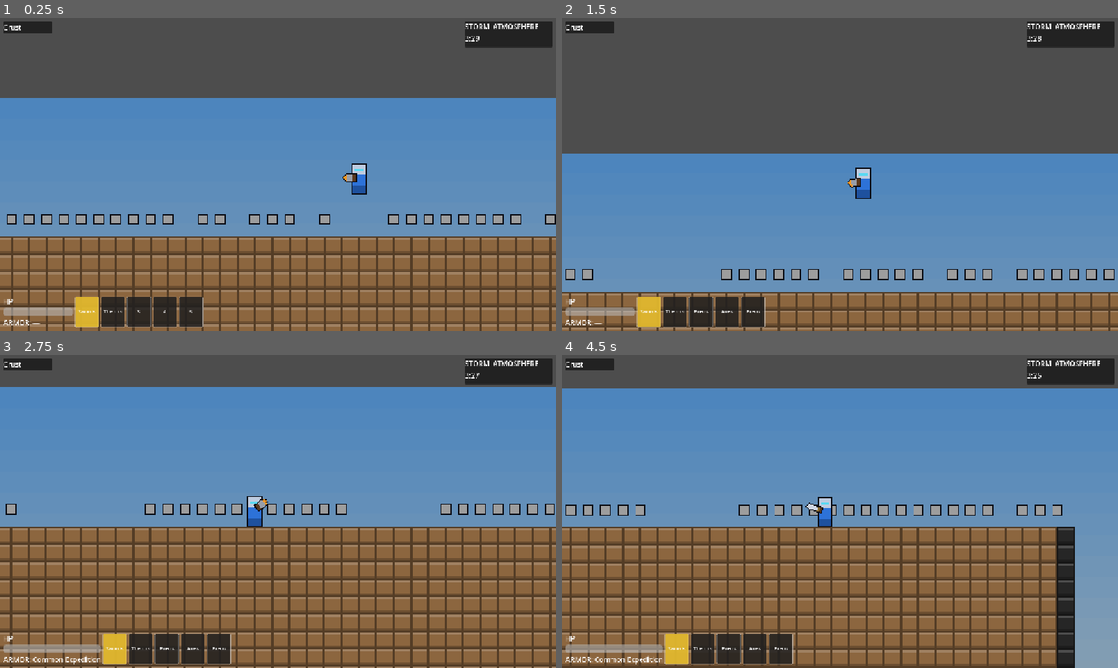
Above: before the commit, frames 1-4 (two rows, left to right).
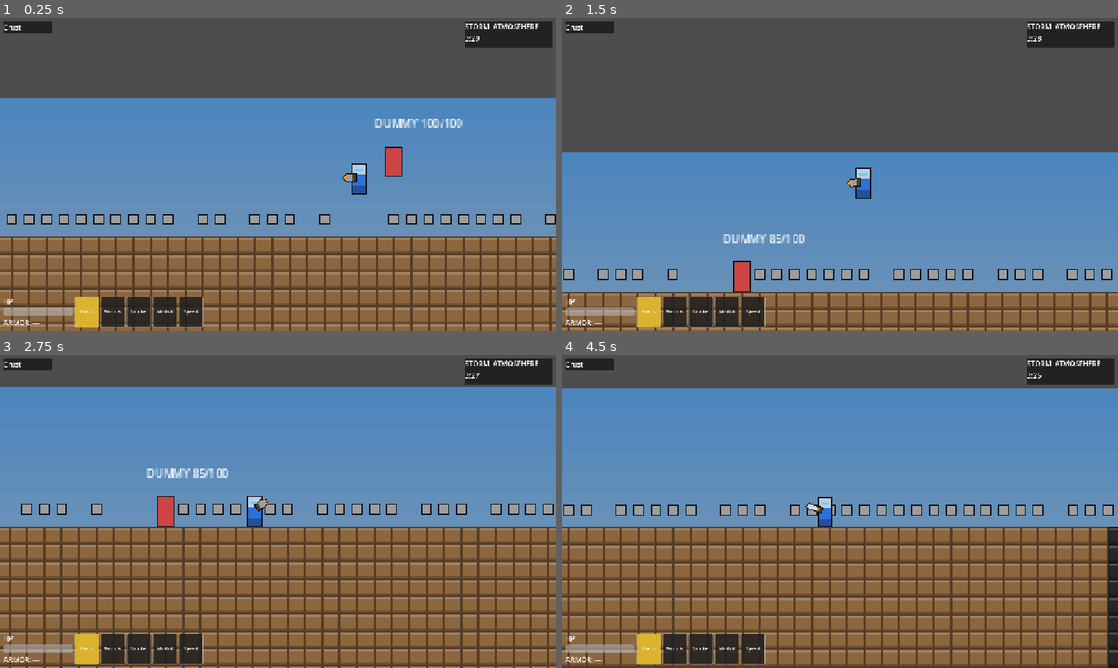
Above: after the commit, the same moments.

Repository: aeridgedev/Faultline-Repository
Game: Godot game, scene res://src/core/Main.tscn
Same seed, same stepped clock (60 frames per second), same inputs: the game is played once before the commit and once after it.
Inputs (mouse positions are in pixels of both pictures, inside the frame that each line leads up to):
- Up to frame 1 (0.25 s): no input
- Up to frame 2 (1.5 s): tap Enter at 0.5 s; move the mouse to (962, 158) at 0.52 s; press the mouse at (962, 158) at 0.53 s; hold D (move_right) from 0.53 s (still down); right-click (962, 158) at 0.6 s; tap Space (jump) at 0.77 s; move the mouse to (728, 190) at 1.27 s; release the mouse at (728, 190) at 1.28 s; click (728, 190) at 1.35 s
- Up to frame 3 (2.75 s): tap Space (jump) at 1.52 s; right-click (166, 527) at 1.55 s; move the mouse to (333, 442) at 2.02 s; release D (move_right) at 2.03 s; press the mouse at (333, 442) at 2.03 s; hold A (move_left) from 2.03 s (still down); right-click (333, 442) at 2.1 s
- Up to frame 4 (4.5 s): move the mouse to (812, 574) at 2.77 s; release A (move_left) at 2.78 s; release the mouse at (812, 574) at 2.78 s; hold D (move_right) 2.78-4.28 s; click (812, 574) at 2.85 s; tap Space (jump) at 3.02, 3.77 s; right-click (812, 574) at 3.05 s; move the mouse to (1006, 558) at 3.52 s; hold Shift (sprint) 3.53-4.28 s; click (1006, 558) at 3.8 s; move the mouse to (673, 464) at 4.27 s; hold A (move_left) from 4.28 s (still down); right-click (673, 464) at 4.35 s; click (673, 464) at 4.42 s

The runs differ from the first frame. In frame 1, 0.7% of the frame differs, in the area x 14-84%, y 32-96%; in frame 2, 4.5%; in frame 3, 11%; in frame 4, 15%, in the area x 0-100%, y 47-100%.
Error before the commit: Invalid call. Nonexistent function 'is_action_just_pressed' in base 'InputEventKey'. (res://src/systems/inventory/Hotbar.gd:20)

Commit message:
changes for testing

Diff:
--- a/data/drill_stats.json
+++ b/data/drill_stats.json
@@ -1,11 +1,11 @@
 {
   "_meta": {
     "description": "Drill Class x Tier matrix. Class and Tier are INDEPENDENT — any class can be any tier. Upgrade Templates raise tier and fully restore durability. Legendary is the ceiling. No movement weight penalty.",
-    "status": "PLACEHOLDER — all numbers TBD pending balance pass",
+    "status": "DEV PLACEHOLDERS — provisional numbers so drilling functions. NOT final; pending balance pass.",
     "fields": {
-      "dig_time_mult": "multiplier on base dig time (lower = faster). Per terrain effectiveness lives in terrain_stats.json",
-      "durability": "number of tile-breaks before the drill is consumed/needs upgrade",
-      "spawn_weight": "relative class spawn weight; CURRENT VALUES INCOMPLETE (sum != 100)"
+      "dig_time_mult": "multiplier on base terrain dig time (lower = faster). Per-terrain class strength lives in terrain_stats.json class_effectiveness.",
+      "durability": "number of tile-breaks before the drill is consumed/needs an Upgrade Template",
+      "spawn_weight": "relative class spawn weight; CURRENT VALUES INCOMPLETE (sum != 100), still TBD"
     }
   },
   "classes": {
@@ -13,40 +13,40 @@
       "role": "TBD — narrow/efficient digging",
       "spawn_weight": 30,
       "tiers": {
-        "Common":    { "dig_time_mult": null, "durability": null },
-        "Rare":      { "dig_time_mult": null, "durability": null },
-        "Epic":      { "dig_time_mult": null, "durability": null },
-        "Legendary": { "dig_time_mult": null, "durability": null }
+        "Common":    { "dig_time_mult": 1.0,  "durability": 50.0 },
+        "Rare":      { "dig_time_mult": 0.85, "durability": 80.0 },
+        "Epic":      { "dig_time_mult": 0.70, "durability": 120.0 },
+        "Legendary": { "dig_time_mult": 0.55, "durability": 200.0 }
       }
     },
     "Burst": {
       "role": "TBD — area/multi-tile digging",
       "spawn_weight": 20,
       "tiers": {
-        "Common":    { "dig_time_mult": null, "durability": null },
-        "Rare":      { "dig_time_mult": null, "durability": null },
-        "Epic":      { "dig_time_mult": null, "durability": null },
-        "Legendary": { "dig_time_mult": null, "durability": null }
+        "Common":    { "dig_time_mult": 1.05, "durability": 45.0 },
+        "Rare":      { "dig_time_mult": 0.90, "durability": 72.0 },
+        "Epic":      { "dig_time_mult": 0.74, "durability": 110.0 },
+        "Legendary": { "dig_time_mult": 0.58, "durability": 180.0 }
       }
     },
     "Thermal": {
-      "role": "TBD — heat-based, strong vs certain terrain",
+      "role": "TBD — heat-based, strong vs Crystal",
       "spawn_weight": 10,
       "tiers": {
-        "Common":    { "dig_time_mult": null, "durability": null },
-        "Rare":      { "dig_time_mult": null, "durability": null },
-        "Epic":      { "dig_time_mult": null, "durability": null },
-        "Legendary": { "dig_time_mult": null, "durability": null }
+        "Common":    { "dig_time_mult": 1.0,  "durability": 48.0 },
+        "Rare":      { "dig_time_mult": 0.85, "durability": 76.0 },
+        "Epic":      { "dig_time_mult": 0.70, "durability": 115.0 },
+        "Legendary": { "dig_time_mult": 0.55, "durability": 190.0 }
       }
     },
     "Resonance": {
-      "role": "TBD — vibration-based, strong vs dense terrain",
+      "role": "TBD — vibration-based, strong vs Dense Rock",
       "spawn_weight": 10,
       "tiers": {
-        "Common":    { "dig_time_mult": null, "durability": null },
-        "Rare":      { "dig_time_mult": null, "durability": null },
-        "Epic":      { "dig_time_mult": null, "durability": null },
-        "Legendary": { "dig_time_mult": null, "durability": null }
+        "Common":    { "dig_time_mult": 1.0,  "durability": 48.0 },
+        "Rare":      { "dig_time_mult": 0.85, "durability": 76.0 },
+        "Epic":      { "dig_time_mult": 0.70, "durability": 115.0 },
+        "Legendary": { "dig_time_mult": 0.55, "durability": 190.0 }
       }
     }
   }
--- a/data/terrain_stats.json
+++ b/data/terrain_stats.json
@@ -1,7 +1,7 @@
 {
   "_meta": {
-    "description": "Per-terrain-type properties. Dig time is modified by drill class effectiveness and tier. Terrain affects movement speed. Terrain does NOT affect chest spawns and has no terrain-specific loot. Bedrock is hardest and bounds the playfield.",
-    "status": "PLACEHOLDER — all numbers TBD pending balance pass",
+    "description": "Per-terrain-type properties. Dig time is modified by drill class effectiveness and tier. Terrain affects movement speed. Terrain does NOT affect chest spawns. Bedrock bounds the playfield and is not destructible.",
+    "status": "DEV PLACEHOLDERS — provisional numbers so digging has feel. NOT final; pending balance pass.",
     "fields": {
       "base_dig_time": "seconds for a Common drill of a neutral class to break one tile",
       "move_speed_mod": "movement multiplier when traversing/adjacent (1.0 = none)",
@@ -9,10 +9,10 @@
     }
   },
   "terrain": {
-    "Soil":       { "base_dig_time": null, "move_speed_mod": null, "class_effectiveness": { "Precision": null, "Burst": null, "Thermal": null, "Resonance": null } },
-    "Rock":       { "base_dig_time": null, "move_speed_mod": null, "class_effectiveness": { "Precision": null, "Burst": null, "Thermal": null, "Resonance": null } },
-    "Dense Rock": { "base_dig_time": null, "move_speed_mod": null, "class_effectiveness": { "Precision": null, "Burst": null, "Thermal": null, "Resonance": null } },
-    "Crystal":    { "base_dig_time": null, "move_speed_mod": null, "class_effectiveness": { "Precision": null, "Burst": null, "Thermal": null, "Resonance": null } },
-    "Bedrock":    { "base_dig_time": null, "move_speed_mod": null, "class_effectiveness": { "Precision": null, "Burst": null, "Thermal": null, "Resonance": null } }
+    "Soil":       { "base_dig_time": 0.4,   "move_speed_mod": 1.0,  "class_effectiveness": { "Precision": 1.0, "Burst": 1.0,  "Thermal": 1.0,  "Resonance": 1.0 } },
+    "Rock":       { "base_dig_time": 0.8,   "move_speed_mod": 1.0,  "class_effectiveness": { "Precision": 0.9, "Burst": 1.0,  "Thermal": 1.0,  "Resonance": 0.95 } },
+    "Dense Rock": { "base_dig_time": 1.4,   "move_speed_mod": 0.95, "class_effectiveness": { "Precision": 1.1, "Burst": 1.0,  "Thermal": 1.0,  "Resonance": 0.6 } },
+    "Crystal":    { "base_dig_time": 1.1,   "move_speed_mod": 1.0,  "class_effectiveness": { "Precision": 1.0, "Burst": 1.1,  "Thermal": 0.6,  "Resonance": 1.0 } },
+    "Bedrock":    { "base_dig_time": 999.0, "move_speed_mod": 1.0,  "class_effectiveness": { "Precision": 1.0, "Burst": 1.0,  "Thermal": 1.0,  "Resonance": 1.0 } }
   }
 }
--- a/data/weapon_stats.json
+++ b/data/weapon_stats.json
@@ -1,22 +1,15 @@
 {
   "_meta": {
-    "description": "Weapon Class x Tier. 5 classes, 4 tiers (Mythic removed). Tier scaling multipliers are LOCKED and live in Constants.WEAPON_TIER_SCALING; only each class's Common BASE stats are tuned here.",
-    "status": "PLACEHOLDER — Common base stats TBD pending balance pass",
-    "tier_scaling_note": "Rare +20%dmg/+10%swing/+15%dur | Epic +35/+15/+25 +Minor Passive | Legendary +50/+20/+40 +Unique Passive",
-    "fields": {
-      "base_damage": "damage per hit at Common tier",
-      "base_swing_speed": "attacks per second at Common tier",
-      "base_durability": "hits before breaking at Common tier",
-      "range": "reach in pixels",
-      "minor_passive": "Epic-tier passive id (TBD)",
-      "unique_passive": "Legendary-tier passive id (TBD)"
-    }
+    "description": "Weapon Class x Tier. 5 classes, 4 tiers (Mythic removed). Tier scaling multipliers are LOCKED in Constants.WEAPON_TIER_SCALING; only each class's Common BASE stats are tuned here.",
+    "status": "DEV PLACEHOLDERS — provisional Common base stats so combat functions. NOT final; pending balance pass.",
+    "schema_note": "Each class has a 'base' object read by WeaponBase.init_from_data(): damage, swing_speed (attacks/sec), durability (hits before breaking), range (pixels).",
+    "tier_scaling_note": "Rare +20%dmg/+10%swing/+15%dur | Epic +35/+15/+25 +Minor Passive | Legendary +50/+20/+40 +Unique Passive"
   },
   "classes": {
-    "Daggers":  { "base_damage": null, "base_swing_speed": null, "base_durability": null, "range": null, "minor_passive": "TBD", "unique_passive": "TBD" },
-    "Swords":   { "base_damage": null, "base_swing_speed": null, "base_durability": null, "range": null, "minor_passive": "TBD", "unique_passive": "TBD" },
-    "Hammers":  { "base_damage": null, "base_swing_speed": null, "base_durability": null, "range": null, "minor_passive": "TBD", "unique_passive": "TBD" },
-    "Spears":   { "base_damage": null, "base_swing_speed": null, "base_durability": null, "range": null, "minor_passive": "TBD", "unique_passive": "TBD" },
-    "Axes":     { "base_damage": null, "base_swing_speed": null, "base_durability": null, "range": null, "minor_passive": "TBD", "unique_passive": "TBD" }
+    "Daggers":  { "base": { "damage": 8.0,  "swing_speed": 2.5, "durability": 60.0,  "range": 28.0 }, "minor_passive": "TBD", "unique_passive": "TBD" },
+    "Swords":   { "base": { "damage": 15.0, "swing_speed": 1.5, "durability": 80.0,  "range": 40.0 }, "minor_passive": "TBD", "unique_passive": "TBD" },
+    "Hammers":  { "base": { "damage": 30.0, "swing_speed": 0.7, "durability": 100.0, "range": 36.0 }, "minor_passive": "TBD", "unique_passive": "TBD" },
+    "Spears":   { "base": { "damage": 14.0, "swing_speed": 1.3, "durability": 70.0,  "range": 56.0 }, "minor_passive": "TBD", "unique_passive": "TBD" },
+    "Axes":     { "base": { "damage": 22.0, "swing_speed": 1.0, "durability": 90.0,  "range": 38.0 }, "minor_passive": "TBD", "unique_passive": "TBD" }
   }
 }
--- a/data/world_config.json
+++ b/data/world_config.json
@@ -21,5 +21,33 @@
   "stamina_regen_delay":        1.0,
   "stamina_recovery_threshold": 20.0,
 
-  "pickup_radius": 48.0
+  "pickup_radius": 48.0,
+
+  "_hazards_meta": "DEV PLACEHOLDERS — provisional hazard/relic/scanner values so these systems do something. NOT final.",
+
+  "storm_dps": 6.0,
+  "pressure_dps_base": 2.0,
+  "depth_hazard": {
+    "crust_dps": 0.0,
+    "mantle_dps": 1.0,
+    "outer_core_dps": 2.5,
+    "inner_core_dps": 5.0,
+    "core_hollow_dps": 0.0
+  },
+
+  "relic_duration": { "haste": 3.5, "speed": 3.5, "strength": 3.5 },
+  "relic_strength": {
+    "haste_mult": 1.4,
+    "speed_mult": 1.5,
+    "strength_mult": 1.6,
+    "toughness_reduction": 0.3
+  },
+
+  "basic_scanner_range": 200.0,
+  "deep_radar_range": 400.0,
+
+  "consumables": {
+    "medkit_use_time": 2.0,
+    "medkit_heal_total": 50.0
+  }
 }
--- a/src/core/Main.gd
+++ b/src/core/Main.gd
@@ -26,10 +26,14 @@
 
 	var storm := _init_hazards(player.stats)
 	ChestSpawner.spawn(terrain_manager, layer_manager, _world)
+	_spawn_test_dummy(player.global_position)
 
 	var hud: HUD = HUDScene.instantiate() as HUD
 	add_child(hud)
 	hud.init(player, storm)
+
+	# After the HUD is listening, populate the hotbar so its slot labels update.
+	player.setup_hotbar()
 
 	GameManager.start_match()
 
@@ -95,6 +99,15 @@
 	add_child(bg)
 
 
+# DEV-ONLY: drop a melee test target a few tiles to the player's right so combat
+# can be verified offline. Remove once networked players exist.
+func _spawn_test_dummy(near: Vector2) -> void:
+	var dummy := TestDummy.new()
+	dummy.name = "TestDummy"
+	add_child(dummy)
+	dummy.global_position = near + Vector2(Constants.TILE_SIZE * 2, -Constants.TILE_SIZE)
+
+
 func _spawn_position(layer_manager: LayerManager) -> Vector2:
 	# Spawn in the atmosphere above the Crust surface so the player drops onto the
 	# terrain (parachute landing) instead of starting embedded inside solid soil.
--- a/src/player/PlayerController.gd
+++ b/src/player/PlayerController.gd
@@ -29,6 +29,12 @@
 var _held_sprite: Sprite2D = null   # the in-hand drill / sword visual
 var _drill_tex: Texture2D = null
 var _sword_tex: Texture2D = null
+
+# Hotbar: which of the 5 slots is active and what each holds. Each entry is a
+# Dictionary like {"kind": "drill"} / {"kind": "throwable", "type": ...}.
+var _active_slot: int = 0
+var _hotbar_items: Array = []
+var _relic_manager: RelicManager = null
 
 
 func _ready() -> void:
@@ -134,13 +140,19 @@
 	_held_pivot.rotation = aim.angle()
 	# Flip vertically when aiming left so the tool reads right-side up, not mirrored.
 	_held_sprite.scale.y = -1.0 if aim.x < 0.0 else 1.0
-	# Swap to the sword mid-swing, otherwise show the drill.
-	if is_attacking():
+	# Show the held tool that matches the active hotbar item (sword while swinging).
+	var item: Variant = _active_item()
+	var kind: String = String(item.get("kind", "")) if item != null else ""
+	if is_attacking() or kind == "weapon":
+		_held_sprite.visible = true
 		_held_sprite.texture = _sword_tex
 		_held_sprite.position.x = 11.0
-	else:
+	elif kind == "drill":
+		_held_sprite.visible = true
 		_held_sprite.texture = _drill_tex
 		_held_sprite.position.x = 9.0
+	else:
+		_held_sprite.visible = false  # throwable / consumable / relic: no tool in hand
 
 
 func _make_drill_tex() -> Texture2D:
@@ -203,6 +215,110 @@
 	_equipped_weapon.init_from_data()
 
 
+# Wires the 5 hotbar slots to actual usable items and follows slot selection.
+# Call AFTER the starter drill/weapon are equipped and AFTER the HUD is init'd
+# (so the HUD receives the inventory slot_changed signals for its labels).
+# The throwable/consumable/relic entries are DEV test items so every item-use
+# path is reachable offline; real loadouts will come from the loot system.
+func setup_hotbar() -> void:
+	_relic_manager = get_node_or_null("RelicManager")
+	var hotbar := get_node_or_null("Hotbar") as Hotbar
+	var inv := get_node_or_null("InventoryManager") as InventoryManager
+
+	_hotbar_items = [
+		{"kind": "drill"},
+		{"kind": "weapon"},
+		{"kind": "throwable", "type": Constants.Throwable.SMOKE_BOMB},
+		{"kind": "consumable", "obj": Medkit.new()},
+		{"kind": "relic", "type": Constants.Relic.SPEED},
+	]
+
+	if inv != null:
+		inv.add_item({"type": "drill",      "item_class": Constants.DrillClass.PRECISION, "tier": Constants.Tier.COMMON})
+		inv.add_item({"type": "weapon",     "item_class": Constants.WeaponClass.SWORDS,   "tier": Constants.Tier.COMMON})
+		inv.add_item({"type": "throwable",  "item_class": Constants.Throwable.SMOKE_BOMB, "tier": Constants.Tier.COMMON})
+		inv.add_item({"type": "consumable", "item_class": 0,                              "tier": Constants.Tier.COMMON})
+		inv.add_item({"type": "relic",      "item_class": Constants.Relic.SPEED,          "tier": Constants.Tier.COMMON})
+
+	if hotbar != null:
+		hotbar.active_slot_changed.connect(func(idx: int) -> void: _active_slot = idx)
+		_active_slot = hotbar.get_active_slot()
+
+
+func _active_item() -> Variant:
+	if _active_slot < 0 or _active_slot >= _hotbar_items.size():
+		return null
+	return _hotbar_items[_active_slot]
+
+
+# Left-click ("drill" action) uses the active hotbar item, context-sensitive by
+# kind. Right-click stays a quick weapon swing (see _handle_attack_input).
+func _handle_active_use(delta: float) -> void:
+	var item: Variant = _active_item()
+	# Drill is a continuous hold action with its own per-frame logic + highlight.
+	if item != null and item.get("kind") == "drill":
+		_handle_drill(delta)
+	else:
+		_reset_dig()  # keep the dig highlight hidden when the drill isn't active
+
+	if item == null:
+		return
+	match item.get("kind"):
+		"weapon":
+			if Input.is_action_just_pressed("drill") and _attack_timer <= 0.0:
+				_try_attack()
+		"throwable":
+			if Input.is_action_just_pressed("drill"):
+				_throw_active(item)
+		"consumable":
+			_handle_consume(delta, item)
+		"relic":
+			if Input.is_action_just_pressed("drill"):
+				_use_relic(item)
+
+
+func _throw_active(item: Dictionary) -> void:
+	var t := ThrowableBase.new()
+	# RigidBody2D only emits body_entered when contact monitoring is on, otherwise
+	# the throwable would never detonate on impact.
+	t.contact_monitor = true
+	t.max_contacts_reported = 4
+
+	var spr := Sprite2D.new()
+	var img := Image.create(8, 8, false, Image.FORMAT_RGBA8)
+	img.fill(Color(0.85, 0.85, 0.40))
+	spr.texture = ImageTexture.create_from_image(img)
+	t.add_child(spr)
+
+	var col := CollisionShape2D.new()
+	var shape := CircleShape2D.new()
+	shape.radius = 4.0
+	col.shape = shape
+	t.add_child(col)
+
+	get_parent().add_child(t)
+	t.add_collision_exception_with(self)  # don't detonate on the thrower
+	t.setup(item.get("type"), player_id)
+	var dir := (get_global_mouse_position() - global_position).normalized()
+	t.throw(global_position + dir * 18.0, dir, 320.0)
+
+
+func _handle_consume(delta: float, item: Dictionary) -> void:
+	var c: ConsumableBase = item.get("obj")
+	if c == null:
+		return
+	if Input.is_action_pressed("drill"):
+		c.tick_use(delta, stats)
+	elif Input.is_action_just_released("drill"):
+		c.interrupt_use()
+
+
+func _use_relic(item: Dictionary) -> void:
+	if _relic_manager == null:
+		return
+	_relic_manager.activate_relic(item.get("type"))
+
+
 func _physics_process(delta: float) -> void:
 	if stats.is_dead:
 		velocity = Vector2.ZERO
@@ -212,7 +328,7 @@
 	_apply_gravity(delta)
 	_handle_jump()
 	_handle_movement(delta)
-	_handle_drill(delta)
+	_handle_active_use(delta)
 	_handle_attack_input(delta)
 	_update_held_visual()
 	move_and_slide()
@@ -236,6 +352,9 @@
 	if direction != 0.0 and Input.is_action_pressed("sprint") and not stamina.is_depleted:
 		if stamina.drain(_sprint_cost * delta):
 			speed *= _sprint_mult
+	# Active Speed relic multiplies movement (1.0 when no relic / not active).
+	if _relic_manager != null:
+		speed *= _relic_manager.move_speed_mult()
 	velocity.x = direction * speed
 
 
--- /dev/null
+++ b/src/player/TestDummy.gd
@@ -0,0 +1,69 @@
+## Faultline — DEV-ONLY combat target. Not part of the real game.
+## A stationary, damageable body with a "PlayerStats" child so the player's melee
+## raycast can hit it (it looks for a node named PlayerStats and calls take_damage).
+## Shows its health above its head and respawns on death so you can keep testing.
+## Remove once real networked players exist.
+class_name TestDummy
+extends CharacterBody2D
+
+var _stats: PlayerStats = null
+var _label: Label = null
+var _gravity: float = 0.0
+
+
+func _ready() -> void:
+	_gravity = float(GameManager.data.get("player_gravity", 0.0)) if GameManager.data else 0.0
+	collision_layer = 1
+	collision_mask = 1
+
+	var col := CollisionShape2D.new()
+	var shape := RectangleShape2D.new()
+	shape.size = Vector2(16, 28)
+	col.shape = shape
+	add_child(col)
+
+	var spr := Sprite2D.new()
+	var img := Image.create(16, 28, false, Image.FORMAT_RGBA8)
+	for y in range(28):
+		for x in range(16):
+			var edge: bool = x == 0 or y == 0 or x == 15 or y == 27
+			img.set_pixel(x, y, Color(0.04, 0.05, 0.08) if edge else Color(0.80, 0.27, 0.27))
+	spr.texture = ImageTexture.create_from_image(img)
+	add_child(spr)
+
+	# Named "PlayerStats" so PlayerController._try_attack's get_node_or_null finds it.
+	_stats = PlayerStats.new()
+	_stats.name = "PlayerStats"
+	add_child(_stats)
+	_stats.health_changed.connect(_on_health_changed)
+	_stats.player_died.connect(_on_died)
+
+	_label = Label.new()
+	_label.position = Vector2(-18, -42)
+	_label.add_theme_font_size_override("font_size", 10)
+	add_child(_label)
+	_refresh_label()
+
+
+func _physics_process(delta: float) -> void:
+	if not is_on_floor():
+		velocity.y += _gravity * delta
+	else:
+		velocity.y = 0.0
+	move_and_slide()
+
+
+func _on_health_changed(_hp: float, _max_hp: float) -> void:
+	_refresh_label()
+
+
+func _refresh_label() -> void:
+	_label.text = "DUMMY %d/%d" % [int(_stats.current_health), int(_stats.max_health)]
+
+
+func _on_died() -> void:
+	# Dev convenience: respawn at full health so combat can be tested repeatedly.
+	_stats.is_dead = false
+	_stats.current_health = _stats.max_health
+	_stats.health_changed.emit(_stats.current_health, _stats.max_health)
+	_refresh_label()
--- a/src/systems/inventory/Hotbar.gd
+++ b/src/systems/inventory/Hotbar.gd
@@ -16,8 +16,11 @@
 
 func _input(event: InputEvent) -> void:
 	if event is InputEventKey:
+		# NOTE: InputEvent has is_action_pressed(), NOT is_action_just_pressed()
+		# (that one only exists on the Input singleton). Inside _input(), a pressed
+		# key event firing the action already means "just pressed".
 		for i in range(Constants.HOTBAR_SLOTS):
-			if event.is_action_just_pressed("hotbar_%d" % (i + 1)):
+			if event.is_action_pressed("hotbar_%d" % (i + 1)):
 				select_slot(i)
 				return
 	elif event is InputEventMouseButton and event.pressed:
--- a/src/ui/HUD.gd
+++ b/src/ui/HUD.gd
@@ -124,7 +124,10 @@
 		return str(slot_idx + 1)
 	var item_class = item.get("item_class", -1)
 	match item.get("type", ""):
-		"drill":   return Constants.DRILL_CLASS_NAMES.get(item_class, "?").left(6)
-		"weapon":  return Constants.WEAPON_CLASS_NAMES.get(item_class, "?").left(6)
-		"armor":   return Constants.ARMOR_CLASS_NAMES.get(item_class, "?").left(6)
+		"drill":      return Constants.DRILL_CLASS_NAMES.get(item_class, "?").left(6)
+		"weapon":     return Constants.WEAPON_CLASS_NAMES.get(item_class, "?").left(6)
+		"armor":      return Constants.ARMOR_CLASS_NAMES.get(item_class, "?").left(6)
+		"throwable":  return Constants.THROWABLE_NAMES.get(item_class, "?").left(6)
+		"relic":      return Constants.RELIC_NAMES.get(item_class, "?").left(6)
+		"consumable": return "Medkit"
 	return "?"
Not shown, changed: CHECKLIST.md
